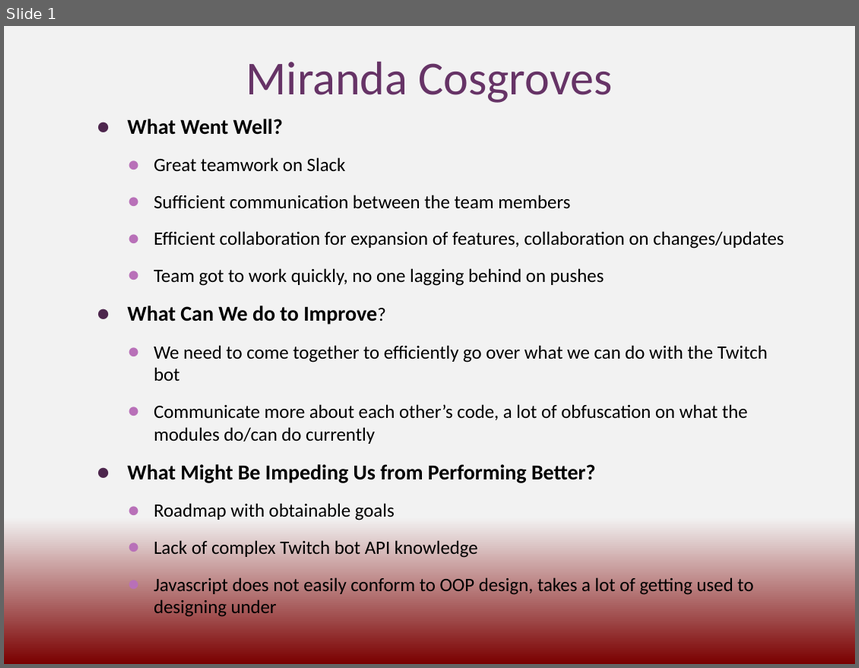
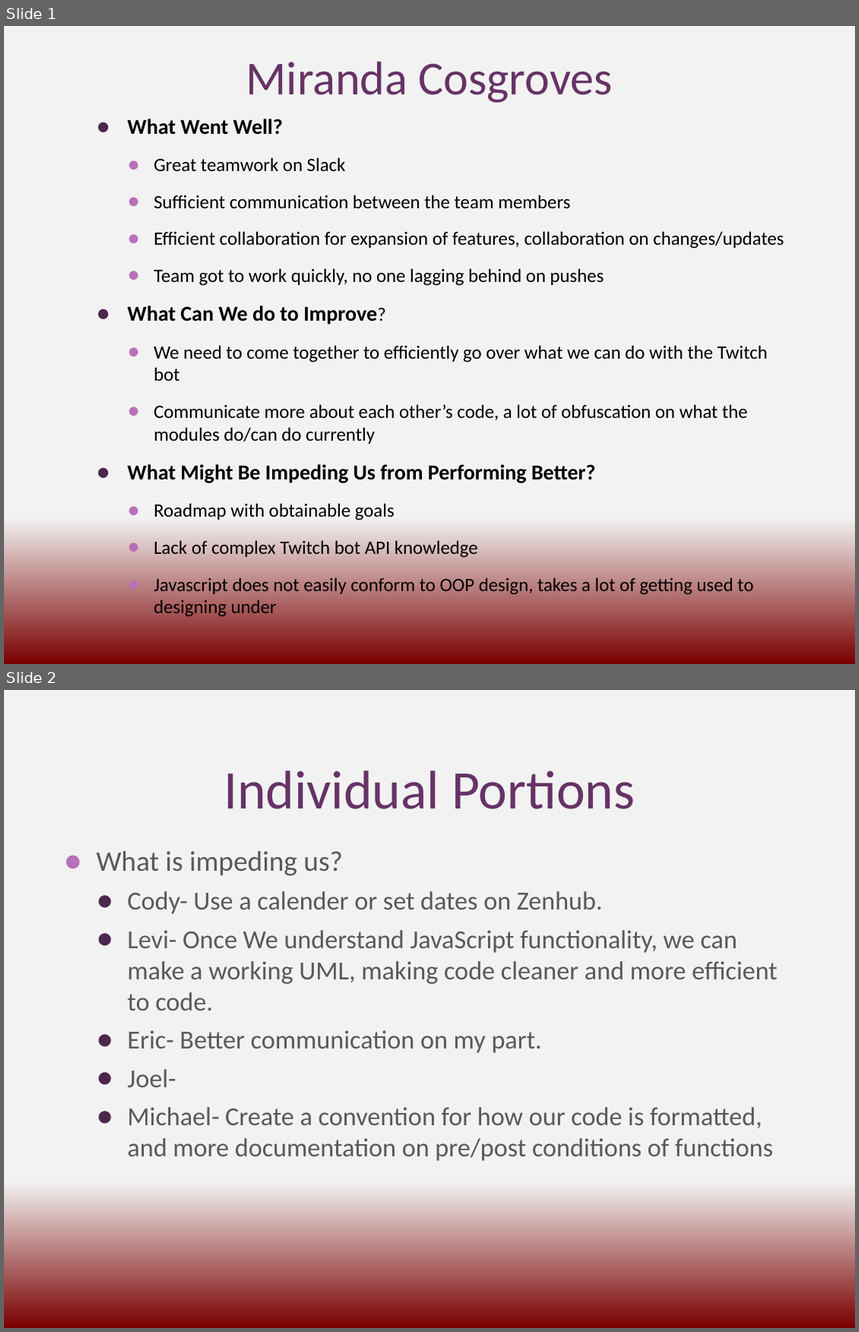
Before and after one commit to CS3398-Miranda-Cosgroves/GetRichTwitch, a slide deck: Retrospective.pptx. Shown one above the other, each under a label of ours: slide 1 before the commit, slides 1 and 2 after it. The pictures are 859x668 and 859x1332 pixels, drawn with LibreOffice and Linux fonts; fonts in the diff are those of the drawing. Boxes give left, top, right and bottom in pixels: in the first picture for what was removed or moved away, otherwise in the second. Text is boxed around its words. In the diff, an @@ line names an element or a change of style, - is before the commit and + after.

```diff
--- a/Retrospective.pptx
+++ b/Retrospective.pptx
@@ slide 2 added at [4,690,855,1328], background gradient #F2F2F2 to #7A0000 @@
@@ title added at [224,771,635,809], 46 pt, text #663366 @@
+Individual Portions
@@ text added at [96,851,778,1161], 22 pt, text #595959 @@
+● What is impeding us?
+  ● Cody- Use a calender or set dates on Zenhub.
+  ● Levi- Once We understand JavaScript functionality, we can make a working UML, making code cleaner and more efficient to code.
+  ● Eric- Better communication on my part.
+  ● Joel-
+  ● Michael- Create a convention for how our code is formatted, and more documentation on pre/post conditions of functions
```
Also in this commit, not shown: 2 other slides added.
